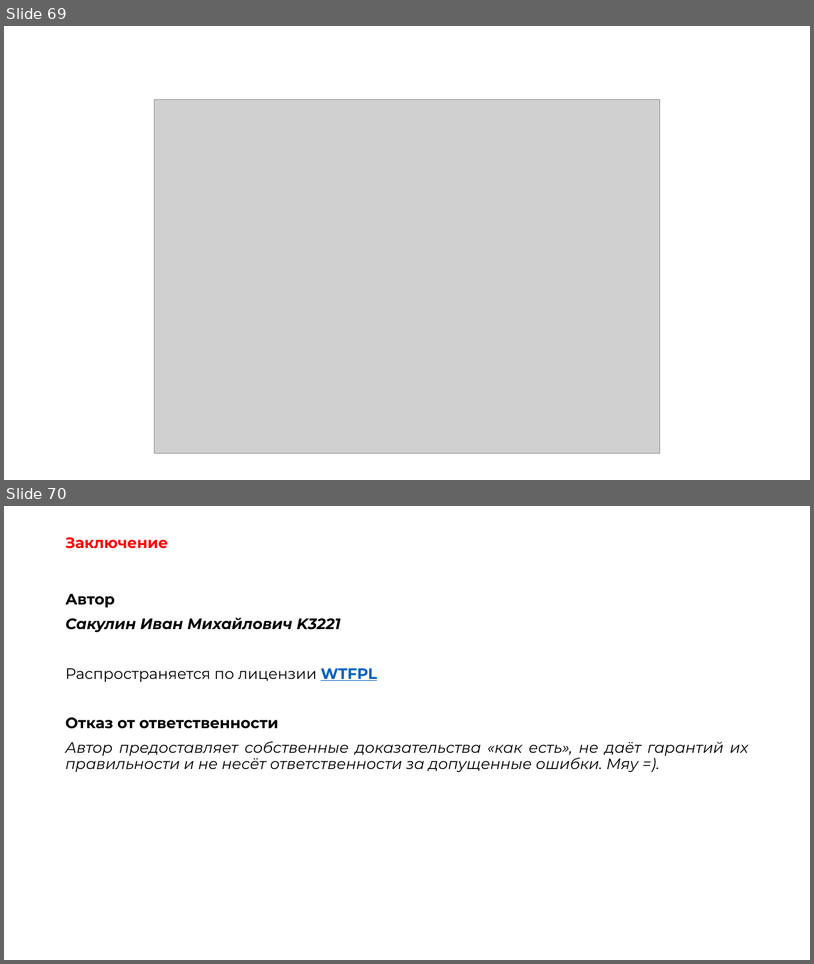
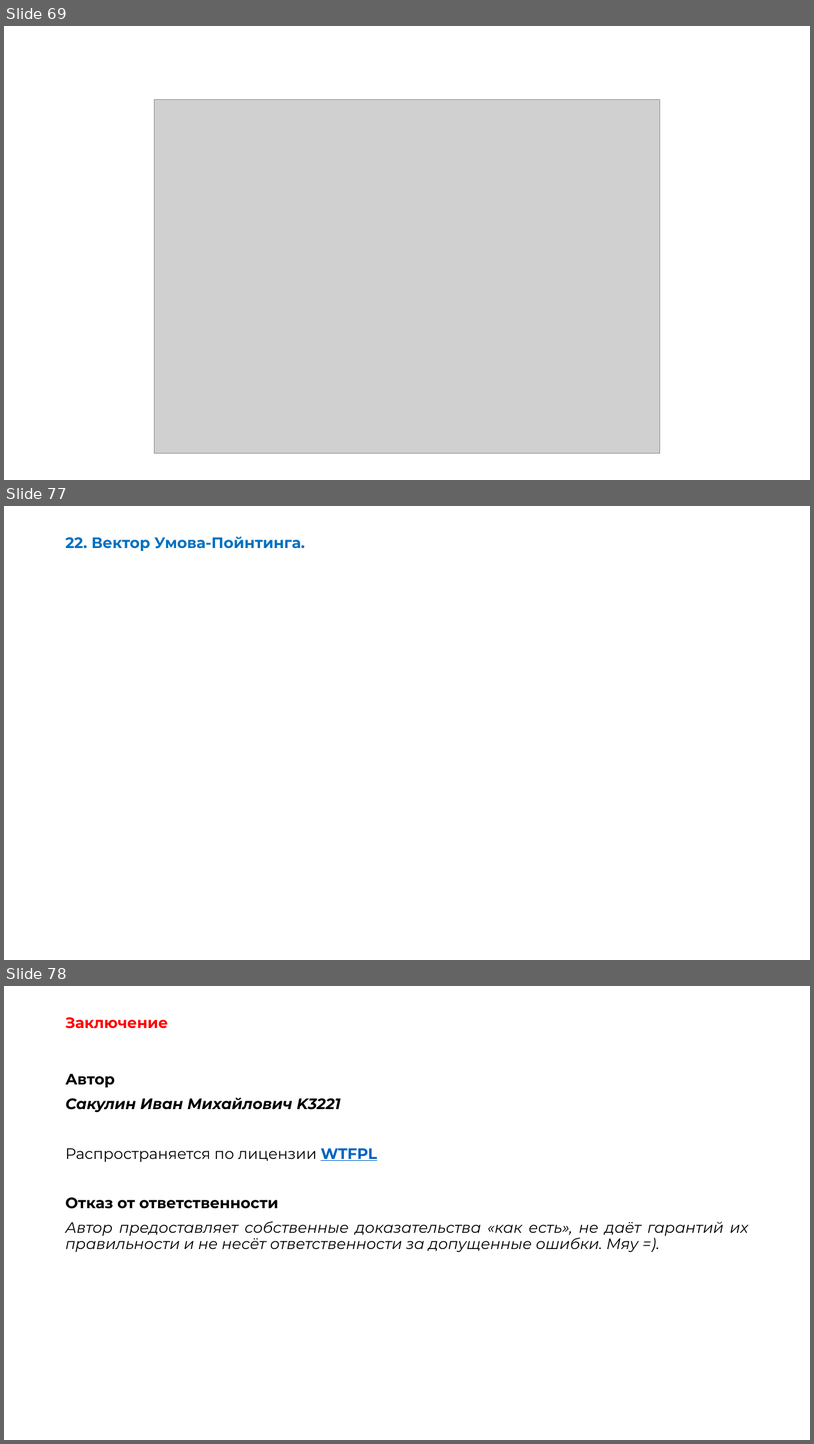
Before and after one commit to OneTwoZzzPlus/ITMO.STUDY, a slide deck: 2-3_PHYSICS/exam-EMP.pptx. Shown one above the other, each under a label of ours: slides 69 and 70 before the commit, slides 69, 77 and 78 after it; the slides between them are not shown. The pictures are 814x964 and 814x1444 pixels, drawn with LibreOffice and Linux fonts; fonts in the diff are those of the drawing; grey boxes stand for pictures. Boxes give left, top, right and bottom in pixels: in the first picture for what was removed or moved away, otherwise in the second. Text is boxed around its words. In the diff, an @@ line names an element or a change of style, - is before the commit and + after.

```diff
--- a/2-3_PHYSICS/exam-EMP.pptx
+++ b/2-3_PHYSICS/exam-EMP.pptx
@@ slide 77 added at [4, 506, 810, 960], background #FFFFFF @@
@@ title added at [65, 537, 305, 551], 18 pt, text #0070C0, bold @@
+22. Вектор Умова-Пойнтинга.
@@ what was slide 70 is now slide 78 @@
```
Also in this commit, not shown: 7 other slides added, 2 other files.
